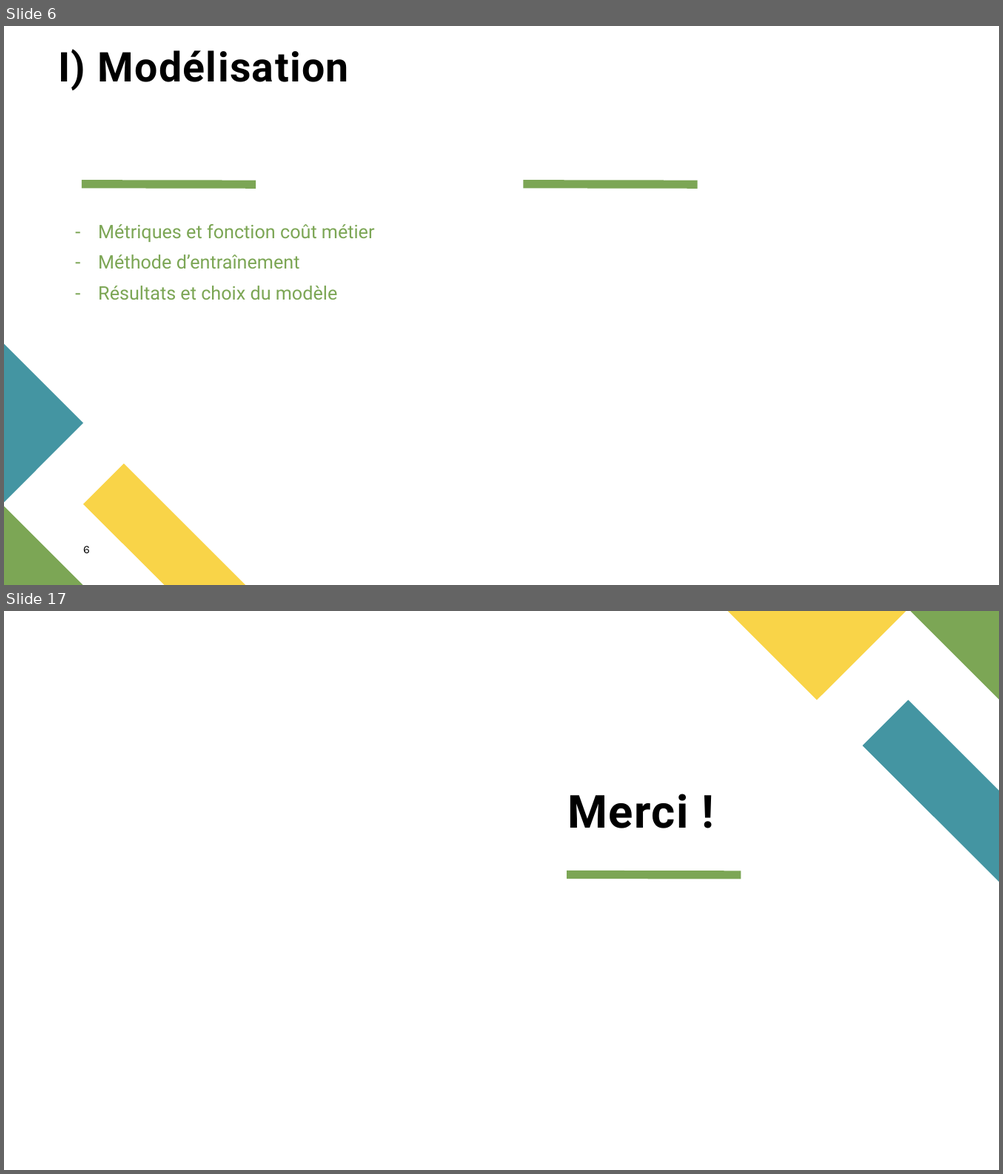
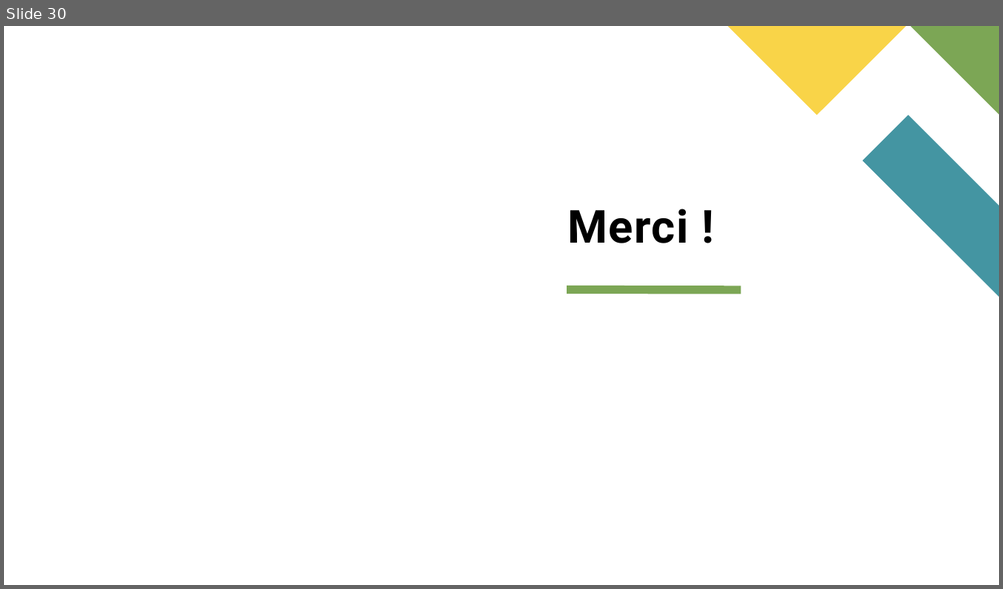
Before and after one commit to oumeima-elgharbi/P8_Data_Science_OpenClassrooms, a slide deck: P8_presentation.pptx. Shown one above the other, each under a label of ours: slides 6 and 17 before the commit, slide 30 after it; the slides between them are not shown. The pictures are 1003x1174 and 1003x589 pixels, drawn with LibreOffice and Linux fonts; fonts in the diff are those of the drawing. Boxes give left, top, right and bottom in pixels: in the first picture for what was removed or moved away, otherwise in the second. Text is boxed around its words. In the diff, an @@ line names an element or a change of style, - is before the commit and + after.

```diff
--- a/P8_presentation.pptx
+++ b/P8_presentation.pptx
@@ slide 6 removed at (x1=4, y1=26, x2=999, y2=585), background #FFFFFF @@
@@ title removed at (x1=58, y1=49, x2=349, y2=90) @@
-I) Modélisation
@@ line removed from (82, 184) to (256, 184) @@
@@ line removed from (523, 184) to (697, 184) @@
@@ text removed at (x1=98, y1=224, x2=375, y2=300) @@
-– Métriques et fonction coût métier
-– Méthode d’entraînement
-– Résultats et choix du modèle
@@ freeform shape removed at (x1=4, y1=345, x2=83, y2=503) @@
@@ freeform shape removed at (x1=83, y1=464, x2=245, y2=585) @@
@@ freeform shape removed at (x1=4, y1=506, x2=83, y2=585) @@
@@ page number removed at (x1=83, y1=546, x2=90, y2=554) @@
-6
@@ what was slide 17 is now slide 30 @@
```
Also in this commit, not shown: 3 slides changed, 26 slides added, 12 other slides removed, 1 other file.
